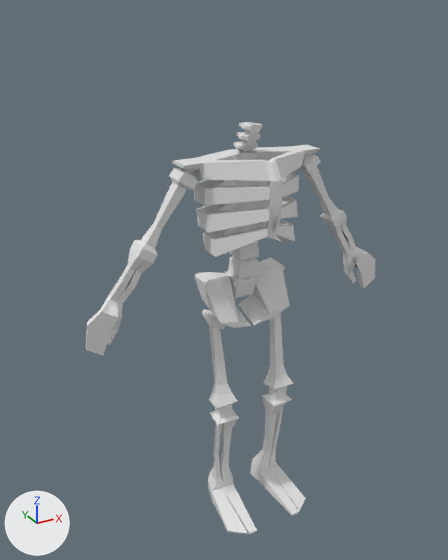
Two versions of the FBX model Assets/Art/Objects/skeleton_base.fbx, one commit apart.
Before and after are seen from a 50 mm lens placed at (-1.73, -2.95, 2.83), pointed at (-0.07, 0.06, 1.33). Arrows for +X, +Y and +Z are at lower left; the lights stay in place.

The scene before the commit, as lines of its bpy script (objects in view):
```python
me_cube_002 = bpy.data.meshes.new('Cube.002')
me_cube_002.from_pydata(...)  # 803 vertices, 800 faces; spans x -158.0..158.0, y 26.0..417.0, z -13.0..75.0
ob_skeleton = bpy.data.objects.new('Skeleton', me_cube_002)
ob_skeleton.location = (0.0, 0.0, -0.348)
ob_skeleton.rotation_euler = (-1.571, 0.0, 0.0)  # degrees (-90, 0, 0)
ob_skeleton.scale = (-0.00628, -0.00628, -0.00628)
```
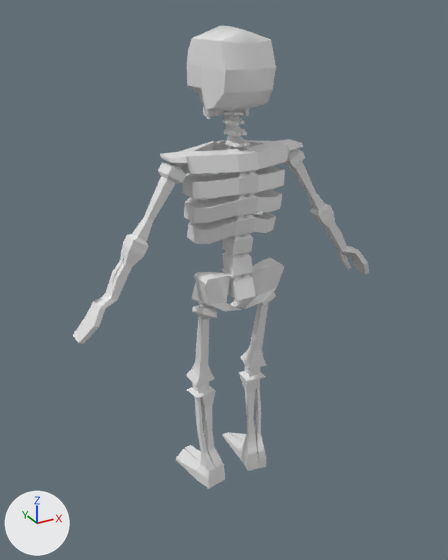
The newer file is also turned or shifted as a whole; pictures and numbers use the older file's frame.

Changed parts and their boxes (x1, y1, x2, y2) in the pictures (448 x 560 px; the box of a moved part takes in the faces that stretch with it):
'Skeleton', reshaped, turned, rescaled: before (86, 122, 375, 534); after (73, 26, 369, 489)
part 1 of me_cube_002, added: after (187, 26, 276, 120)
part 2 of me_cube_002, moved or reshaped: before (86, 240, 158, 355); after (73, 234, 149, 344)
part 3 of me_cube_002, moved or reshaped: before (320, 209, 375, 288); after (310, 204, 369, 275)

What changed in the scene script:
```text
Change me_cube_002:
    used by ob_skeleton; location = (0.0, 0.0, -0.348); rotation_euler = (-1.571, 0.0, 0.0), in degrees (-90, 0, 0); scale = (-0.00628, -0.00628, -0.00628)
    remove me_cube_002.from_pydata(...)  # 803 vertices, 800 faces; spans x -158.0..158.0, y 26.0..417.0, z -13.0..75.0
    add me_cube_002.from_pydata(...)  # 1104 vertices, 1086 faces; spans x -161.0..161.0, y 26.0..492.0, z -17.0..75.0
    me_cube_002 part 1: 301 vertices added at x -27.0..27.0, y 414.0..492.0, z -17.0..55.0
    me_cube_002 part 2: 46 vertices moved from x 91.0..158.0, y 234.0..326.0, z -1.0..20.0 to x 91.0..160.0, y 242.0..326.0, z -12.0..21.0; 10 vertices removed from x 102.0..157.0, y 234.0..315.0, z -1.0..19.0; 10 vertices added at x 96.0..161.0, y 244.0..319.0, z 1.0..20.0
    me_cube_002 part 3: 46 vertices moved from x -158.0..-91.0, y 234.0..326.0, z -1.0..20.0 to x -160.0..-91.0, y 242.0..326.0, z -12.0..21.0; 10 vertices removed from x -157.0..-102.0, y 234.0..315.0, z -1.0..19.0; 10 vertices added at x -161.0..-96.0, y 244.0..319.0, z 1.0..20.0
Change ob_skeleton:
    ob_skeleton.rotation_euler: (-1.571, 0.0, 0.0) -> (1.571, 0.0, -3.142)  # degrees (-90, 0, 0) -> degrees (90, 0, -180)
    ob_skeleton.scale: (-0.00628, -0.00628, -0.00628) -> (0.00628, 0.00628, 0.00628)
```
